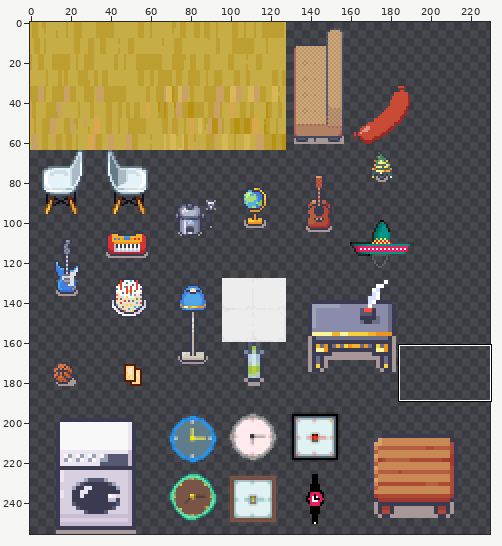
Edited in one commit: sprite sheet (tileset_hs18.png). Above, an overview of the earlier version with the close-up marked.
Close-up. Earlier state:
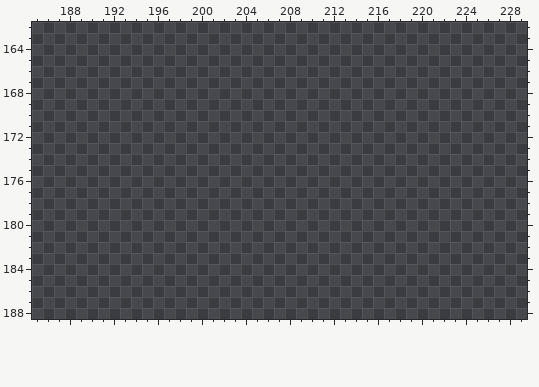
The file is 256x256 pixels. Pixels under 10% opacity are left out. Colours within 5 levels of each other are drawn and written as one. Shown: x 185..229, y 162..188. The wide view leaves out empty margins.
Palette (. is transparent): 
After the commit:
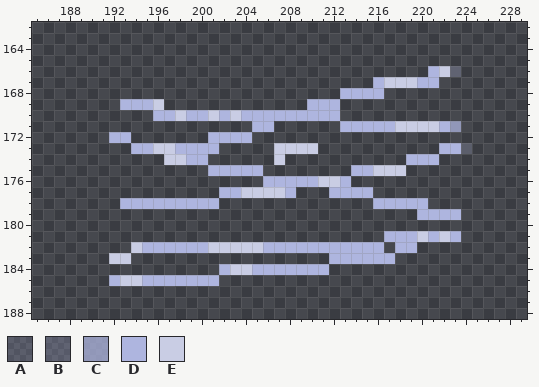
Colours new in this view: A #aeb5df33  B #aeb5df40  C #aeb5dfbf  D #aeb5df  E #c9cde4
The exact change:
y 166: x 221..223 ... -> DEB
y 167: x 216..221 ...... -> DEEEDD
y 168: x 213..216 .... -> DDDD
y 169: x 193..196 .... -> DDDE; x 210..212 ... -> DDD
y 170: x 196..212 ................. -> DDEDDEDEDDDDDDDDD
y 171: x 205..206 .. -> DD; x 213..223 ........... -> DDDDDEEEEDC
y 172: x 192..193 .. -> DD; x 201..204 .... -> DDDD
y 173: x 194..201 ........ -> DDEEDDDD; x 207..210 .... -> EEEE; x 222..224 ... -> DDA
y 174: x 197..200 .... -> EEDD; x 207 . -> E; x 219..221 ... -> DDD
y 175: x 201..205 ..... -> DDDDD; x 214..218 ..... -> DDEEE
y 176: x 206..213 ........ -> DDDDDEED
y 177: x 202..208 ....... -> DDEEEED; x 212..215 .... -> DDDD
y 178: x 193..201 ......... -> DDDDDDDDD; x 216..220 ..... -> DDDDD
y 179: x 220..223 .... -> DDDD
y 181: x 217..223 ....... -> DDDEDED
y 182: x 194..216 ....................... -> EDDDDDDEEEEEDDDDDDDDDDD; x 218..219 .. -> DD
y 183: x 192..193 .. -> EE; x 212..217 ...... -> DDDDDD
y 184: x 202..211 .......... -> DEEDDDDDDD
y 185: x 192..201 .......... -> DEEDDDDDDD
